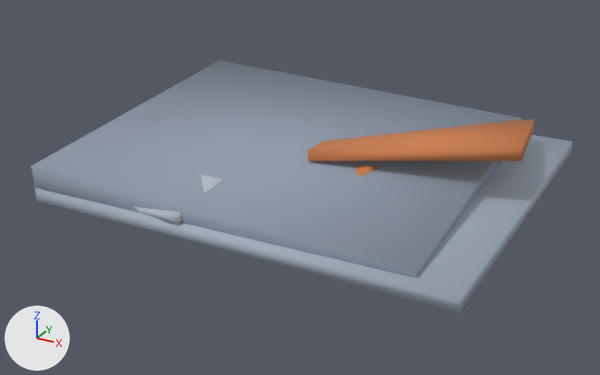
An edit to the glTF model assets/models/industrial-warehouse-wreck.glb, drawn before and after from the same camera.
The view is the same before and after, from a 50 mm camera at (13.55, -25.87, 12.5) aimed at (-0.22, -0.83, -0.02). Every picture has the same lights, and +X, +Y and +Z are marked at lower left. The first picture is the older version. Where no turn or scale is listed for an object, it has been applied to the vertices.

In view in the first picture: 'geometry_0'.
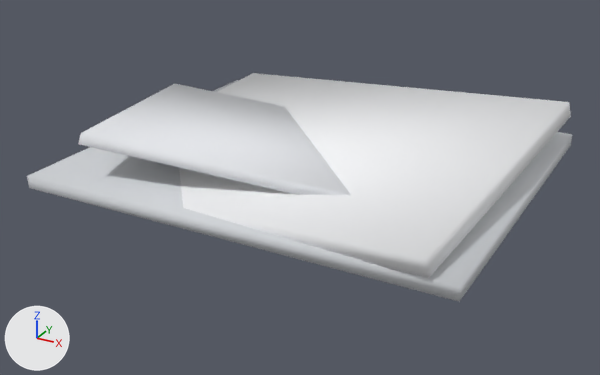
Location of each change, (x1, y1, x2, y2) in pixels of the pictures (600 x 375 px; the box of a moved part takes in the faces that stretch with it):
'geometry_0', reshaped (10% shorter): before (31, 60, 573, 315); after (27, 73, 572, 302)
part 1 of me_geometry_0, added: after (27, 80, 572, 302)
part 2 of me_geometry_0, moved or reshaped (not visible afterwards): before (31, 60, 522, 278)
part 3 of me_geometry_0, rebuilt: before (35, 135, 573, 315); after (179, 73, 571, 278)
part 4 of me_geometry_0, deleted (mostly hidden): before (356, 165, 379, 176)
part 5 of me_geometry_0, deleted: before (134, 174, 223, 225)
part 6 of me_geometry_0, deleted (orange): before (308, 119, 534, 161)
part 7 of me_geometry_0, added: after (78, 84, 351, 195)

The change in detail:
me_geometry_0 is used by ob_geometry_0; location (0.0, 0.0, 0.0).
me_geometry_0 had 50 vertices, 80 faces and spanned x -8.0..8.0, y -7.0..7.0, z 0.0..2.8.
me_geometry_0 now has 32 vertices, 48 faces and spans x -8.0..8.0, y -7.0..7.0, z 0.0..2.8.
me_geometry_0 part 1: a new loose piece, a box spanning x -7.9..7.98, y -6.81..6.81, z 0.64..1.1, in mat_sww_flat_vertex.
me_geometry_0 part 2: the loose piece of 8 vertices spanning x -8.0..6.5, y -6.9..6.1, z 0.0..2.4 is multiplied about its middle by the matrix ((0.377, 0.053, -0.062), (-0.06, 0.379, -0.04), (0.056, 0.048, 0.379)), then moved by (4.7, 2.9, 0.2).
me_geometry_0 part 3: the loose piece of 8 vertices spanning x -7.5..8.0, y -6.9..7.0, z 0.3..0.7 is rebuilt with 8 vertices and now spans x -7.9..8.0, y -7.0..7.0, z 0.0..2.7.
me_geometry_0 part 4: the loose piece of 18 vertices spanning x 1.4..3.2, y -2.0..-0.4, z 0.4..1.6 is deleted.
me_geometry_0 part 5: the loose piece of 8 vertices spanning x -6.2..-1.1, y -7.0..-3.8, z 0.4..1.6 is deleted.
me_geometry_0 part 6: the loose piece of 8 vertices spanning x -0.5..7.7, y -1.8..5.9, z 0.5..2.8 is deleted.
Part 7, on me_geometry_0:
8 vertices are added at x -8.0..4.1, y -6.1..4.2, z 0.6..2.8.
12 new faces join them.
